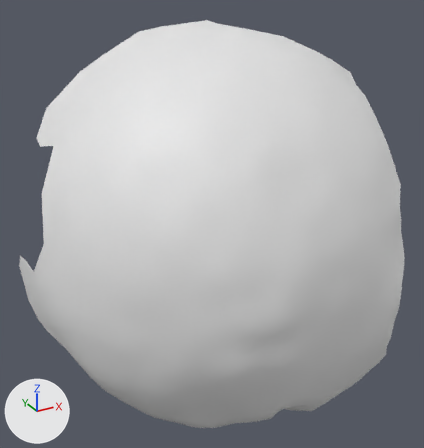
The OBJ model res/final/onecam_fullvolume/cleanedup/FullVolium.000285.obj: old version first, new version second.
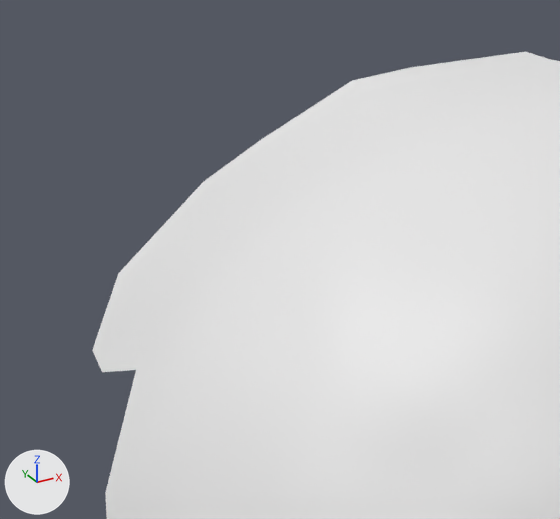
There are two pictures of each version: one whole from a 50 mm lens placed at (522.1, -123.7, 242.2), pointed at (615.8, 46.7, 157.1), one close up on the part from 0% to 52% of the width and 0% to 46% of the height. Every picture has the same lights, and +X, +Y and +Z are marked at lower left. Where no turn or scale is listed for an object, it has been applied to the vertices.

The first close-up shows 'FullVolium.000285'.
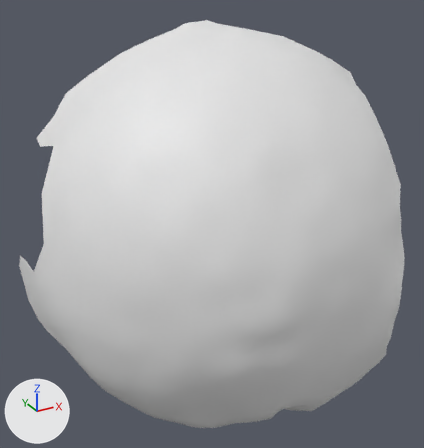
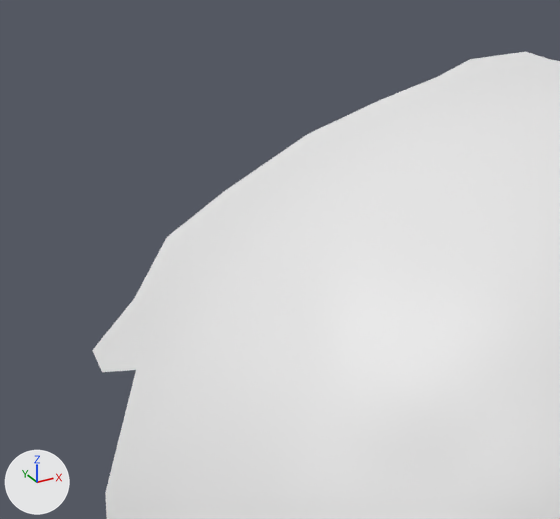
Boxes (x1, y1, x2, y2) around the edits, measured in the close-ups (560 x 519 px):
part 1 of me_fullvolium_000285, deleted
    before: (93, 59, 470, 349)

The change in detail:
me_fullvolium_000285 is used by ob_fullvolium_000285; location (0.0, 0.0, 0.0).
me_fullvolium_000285 had 881 vertices, 1712 faces and spanned x 553.3..668.3, y -10.6..102.7, z 76.7..223.8.
me_fullvolium_000285 now has 876 vertices, 1700 faces and spans x 553.3..668.3, y -10.6..91.7, z 76.7..223.8.
Part 1, on me_fullvolium_000285:
5 vertices are removed from x 573.1..617.6, y 89.1..102.7, z 194.1..221.3.
12 faces are deleted.
